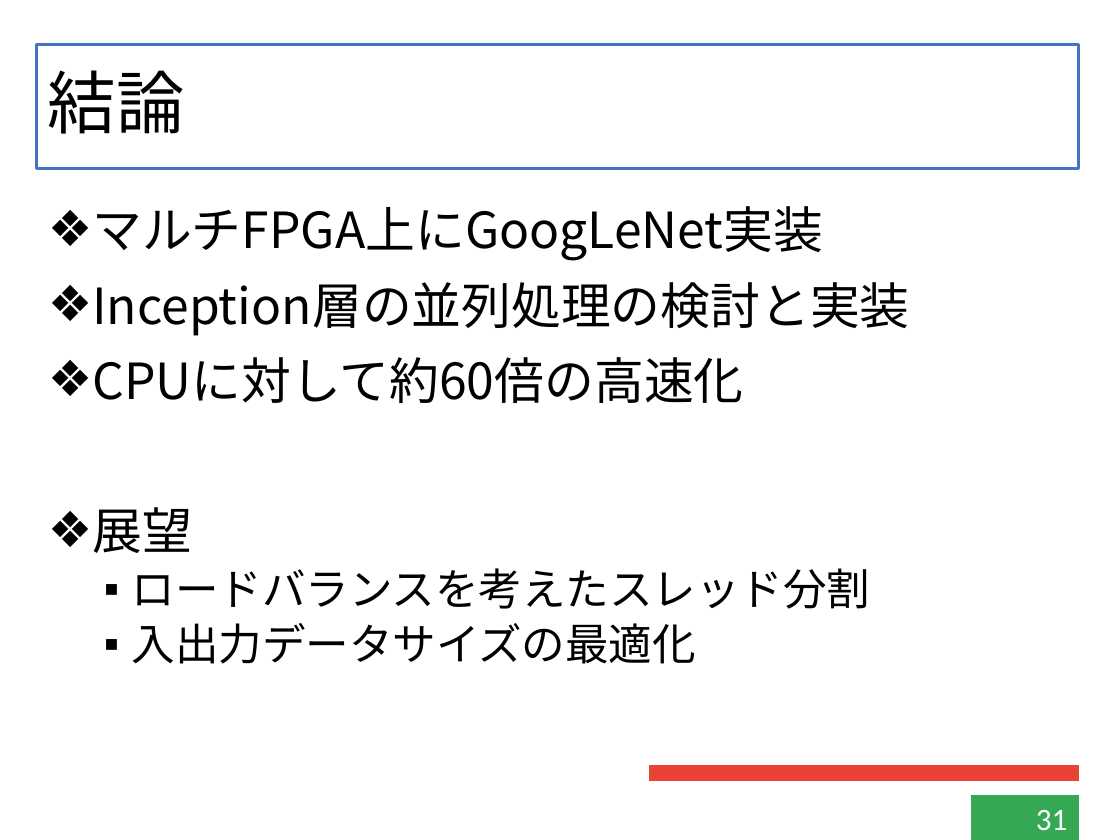
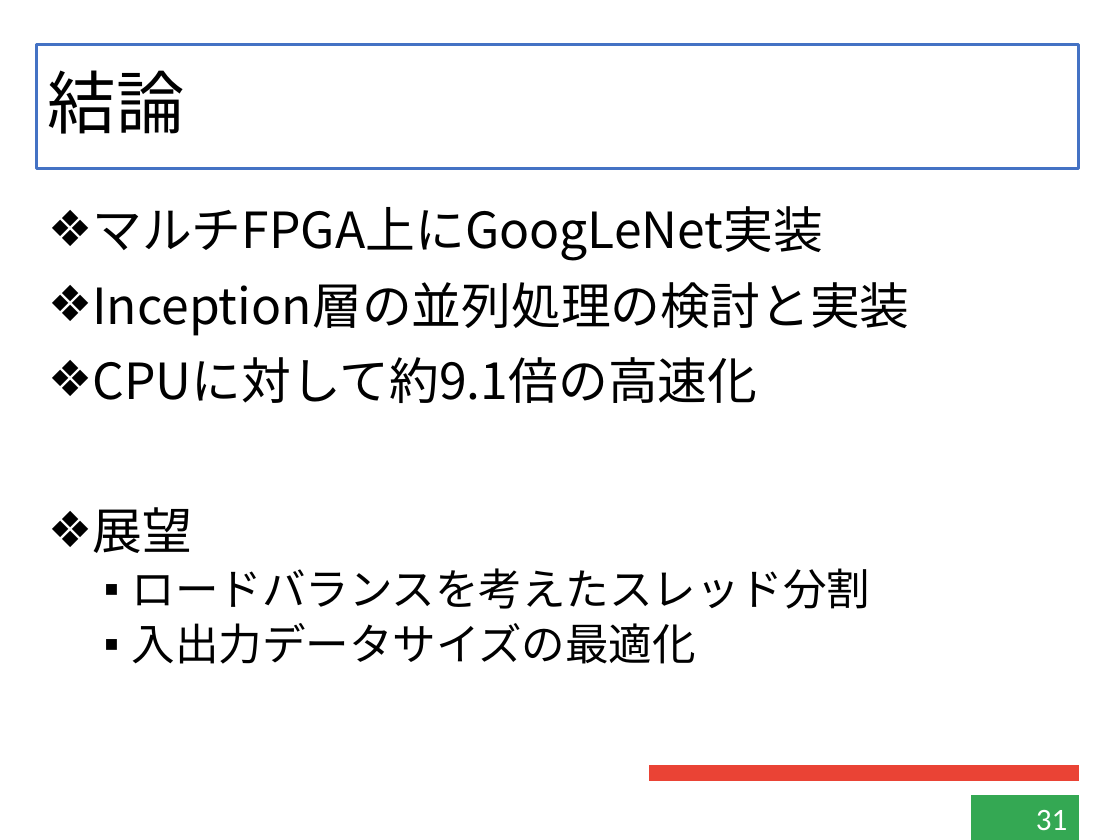
Before and after one commit to kensuke-iizuka/thesis, a slide deck: slide 31 of slide/graduate.pptx. Drawn at 1120x840 pixels with LibreOffice and Linux fonts; fonts in the diff are those of the drawing. Boxes give left, top, right and bottom in pixels: in the first picture for what was removed or moved away, otherwise in the second. Text is boxed around its words. In the diff, an @@ line names an element or a change of style, - is before the commit and + after.

```diff
--- a/slide/graduate.pptx
+++ b/slide/graduate.pptx
@@ text at <box>92,357,757,403</box>: text changed @@
-❖ CPUに対して約60倍の高速化
+❖ CPUに対して約9.1倍の高速化
```
Also in this commit, not shown: 3 other slides changed, 1 slide added, 2 slides removed, 3 other files.
